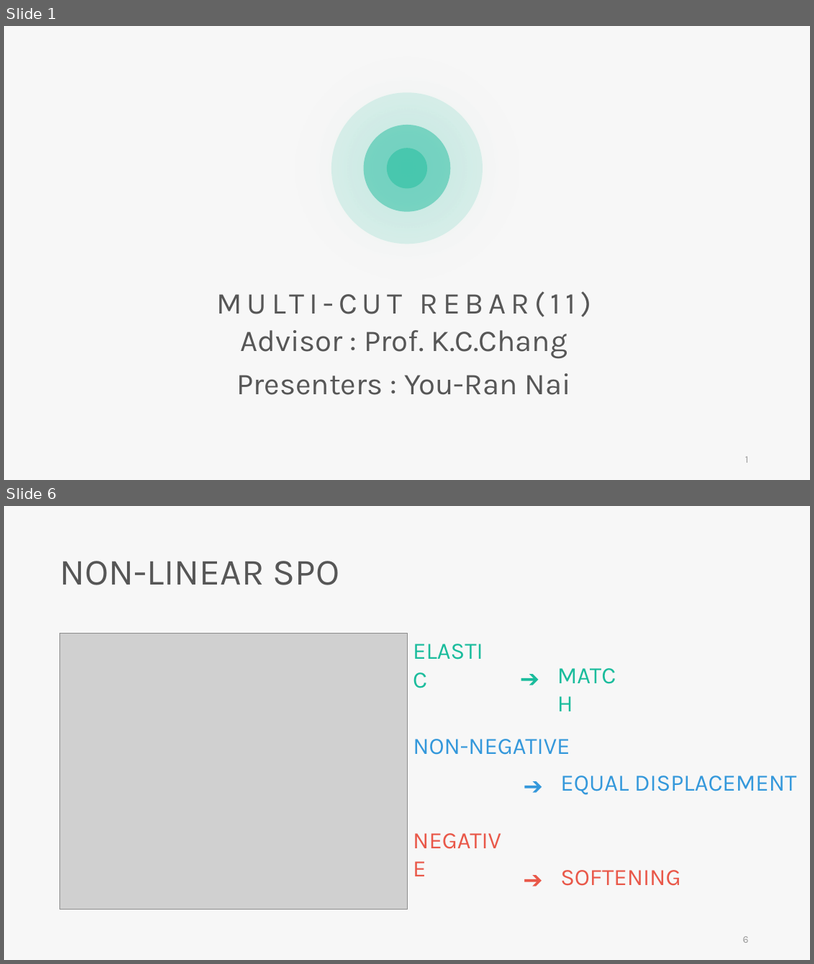
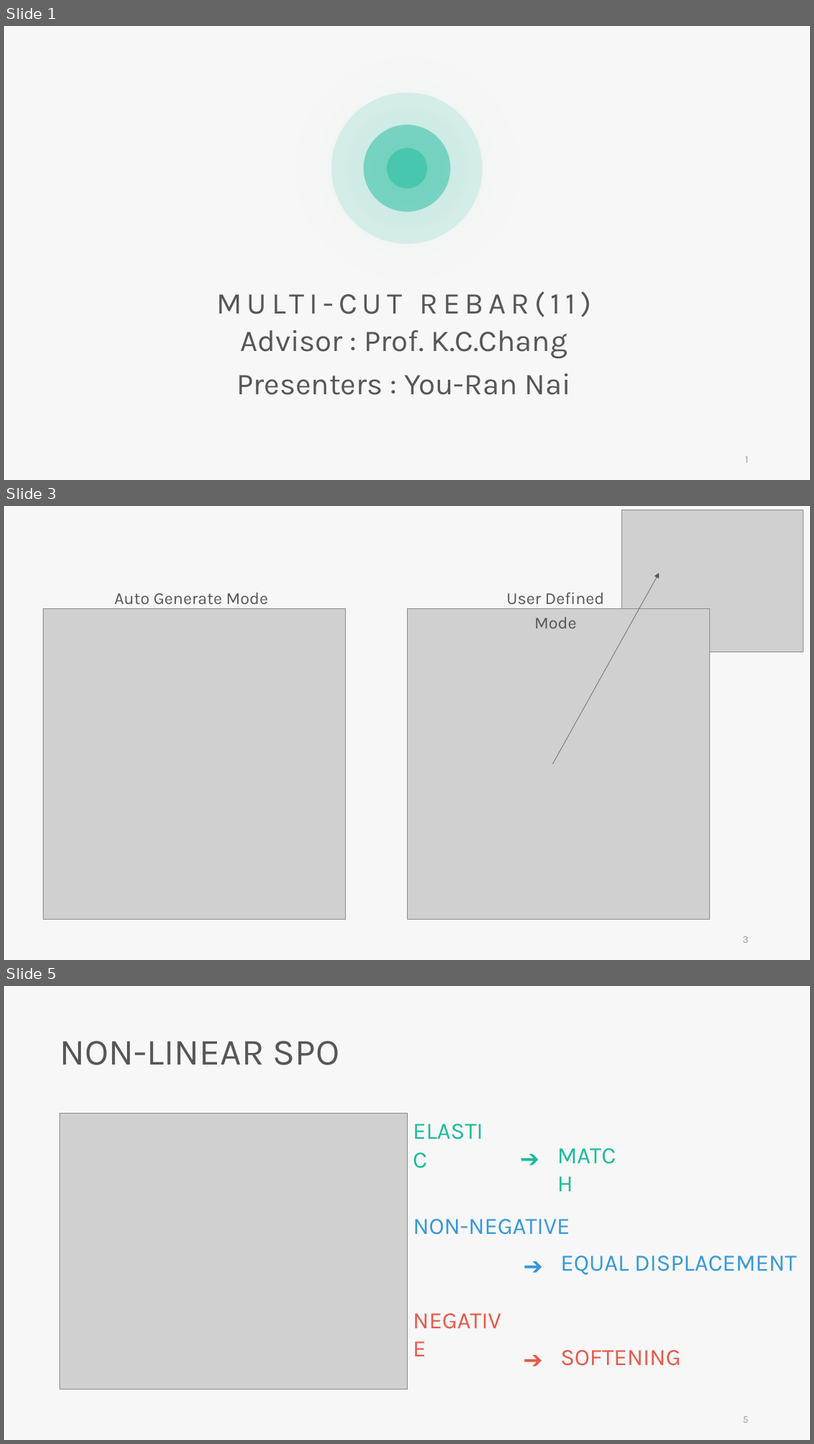
Before and after one commit to skyran1278/VbaProject, a slide deck: 20180126_SmartCut/Meeting/20190215 Meeting/20190215 Meeting.pptx. Shown one above the other, each under a label of ours: slides 1 and 6 before the commit, slides 1, 3 and 5 after it; the slides between them are not shown. The pictures are 814x964 and 814x1444 pixels, drawn with LibreOffice and Linux fonts; fonts in the diff are those of the drawing; grey boxes stand for pictures. Boxes give left, top, right and bottom in pixels: in the first picture for what was removed or moved away, otherwise in the second. Text is boxed around its words. In the diff, an @@ line names an element or a change of style, - is before the commit and + after.

```diff
--- a/20180126_SmartCut/Meeting/20190215 Meeting/20190215 Meeting.pptx
+++ b/20180126_SmartCut/Meeting/20190215 Meeting/20190215 Meeting.pptx
@@ slide 3 added at (x1=4, y1=506, x2=810, y2=960), background #F7F7F7 @@
@@ picture added at (x1=622, y1=510, x2=804, y2=651) @@
@@ arrow added from (553, 764) to (660, 573), #565656 0.5 pt @@
@@ picture added at (x1=44, y1=609, x2=346, y2=919) @@
@@ text added at (x1=114, y1=592, x2=268, y2=604), 20 pt, text #565656 @@
+Auto Generate Mode
@@ picture added at (x1=407, y1=609, x2=710, y2=919) @@
@@ text added at (x1=507, y1=592, x2=604, y2=628), 20 pt, text #565656 @@
+User Defined Mode
@@ page number added at (x1=743, y1=936, x2=748, y2=942), 12 pt, text #9A9A9A @@
+3
@@ what was slide 6 is now slide 5 @@
```
Also in this commit, not shown: 5 slides changed, 3 other slides added, 1 slide removed, 4 other files.
